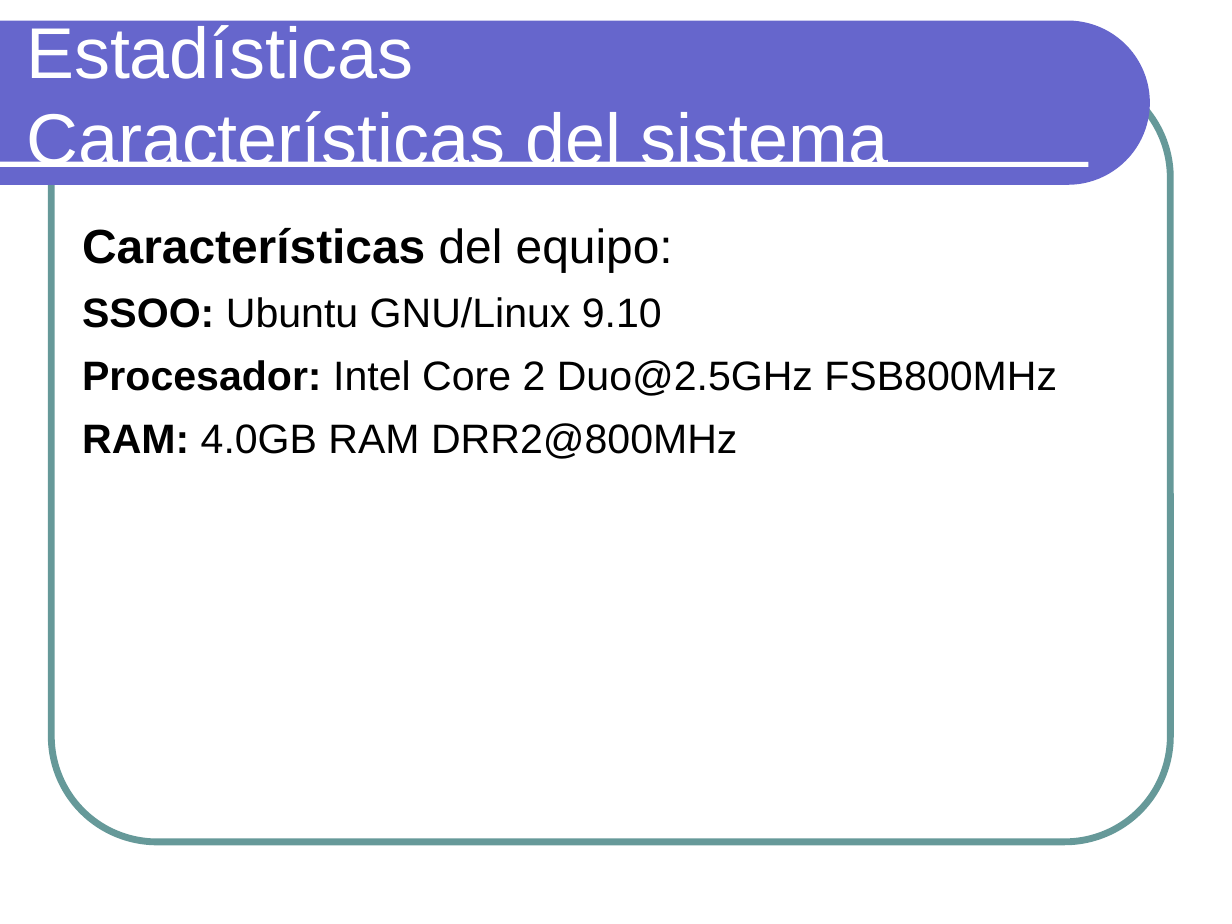
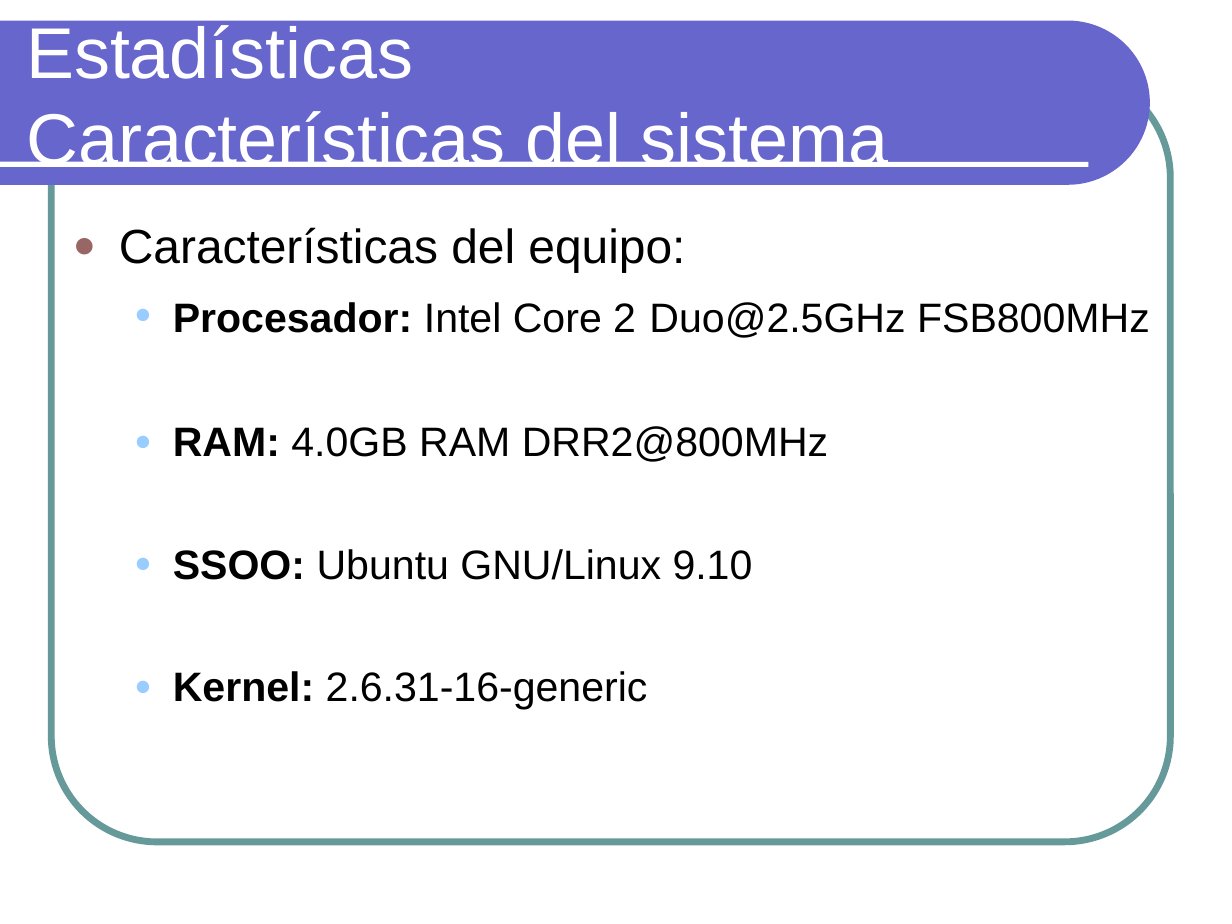
Before and after one commit to txedo/isi-practicas-5, a slide deck: slide 17 of ari/search-engine/doc/presentacion.odp. Drawn at 1232x924 pixels with LibreOffice and Linux fonts; fonts in the diff are those of the drawing. Boxes give left, top, right and bottom in pixels: in the first picture for what was removed or moved away, otherwise in the second. Text is boxed around its words. In the diff, an @@ line names an element or a change of style, - is before the commit and + after.

```diff
--- a/ari/search-engine/doc/presentacion.odp
+++ b/ari/search-engine/doc/presentacion.odp
@@ text "Características del equipo:": place and size @@
-text "Características del equipo:" at bbox=[82, 228, 1057, 459]
+text "Características del equipo:" at bbox=[119, 227, 1150, 709]
@@ text at bbox=[119, 227, 1150, 462]: bold off in "Características"; bullet none to ●; list level 1 to 2 in "Procesador: Intel Core 2 Duo@2.5GHz ..."; list level 1 to 2 in "RAM: 4.0GB RAM DRR2@800MHz" @@
@@ text at bbox=[82, 297, 662, 328]: paragraph removed @@
-SSOO: Ubuntu GNU/Linux 9.10
@@ text at bbox=[173, 549, 753, 709]: paragraphs added @@
+  ● SSOO: Ubuntu GNU/Linux 9.10
+  ● Kernel: 2.6.31-16-generic
```
Also in this commit, not shown: 17 other slides changed, 3 slides added, 1 slide removed, 4 other files.
